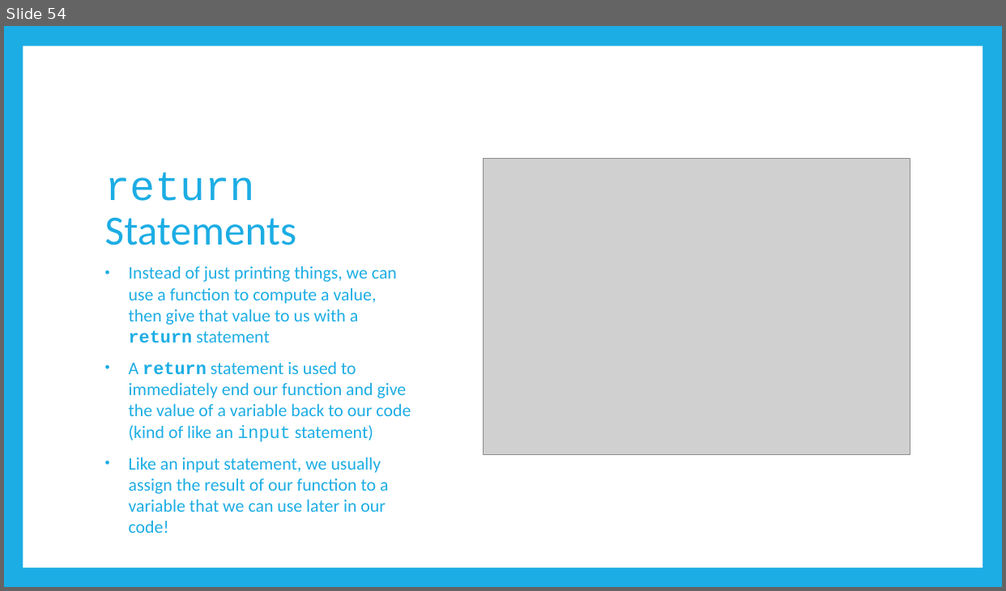
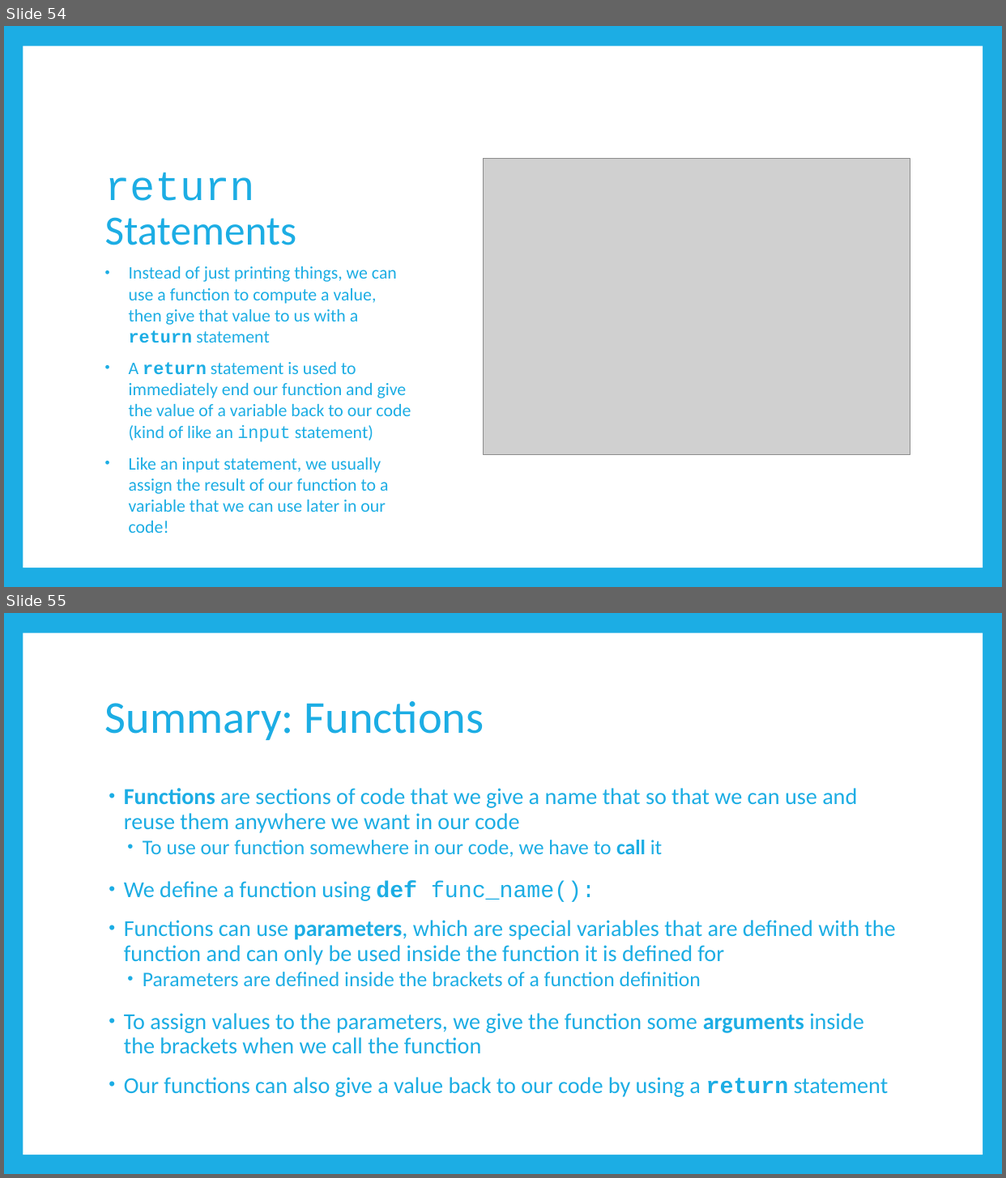
Before and after one commit to TristinSchlauch11/code-ninjas-python, a slide deck: Intro to Python.pptx. Shown one above the other, each under a label of ours: slide 54 before the commit, slides 54 and 55 after it. The pictures are 1006x591 and 1006x1178 pixels, drawn with LibreOffice and Linux fonts; fonts in the diff are those of the drawing; grey boxes stand for pictures. Boxes give left, top, right and bottom in pixels: in the first picture for what was removed or moved away, otherwise in the second. Text is boxed around its words. In the diff, an @@ line names an element or a change of style, - is before the commit and + after.

```diff
--- a/Intro to Python.pptx
+++ b/Intro to Python.pptx
@@ slide 55 added at (4,613,1002,1174), background #1CADE4; not listed: 1 template element that a slide beside it also shows @@
@@ title added at (105,701,484,740), 44 pt, text #1CADE4 @@
+Summary: Functions
@@ text added at (124,788,895,1097), 22 pt, text #1CADE4 @@
+• Functions are sections of code that we give a name that so that we can use and reuse them anywhere we want in our code
+  • To use our function somewhere in our code, we have to call it
+• We define a function using def func_name():
+• Functions can use parameters, which are special variables that are defined with the function and can only be used inside the function it is defined for
+  • Parameters are defined inside the brackets of a function definition
+• To assign values to the parameters, we give the function some arguments inside the brackets when we call the function
+• Our functions can also give a value back to our code by using a return statement
```
Also in this commit, not shown: 1 slide changed, 3 other slides added.
